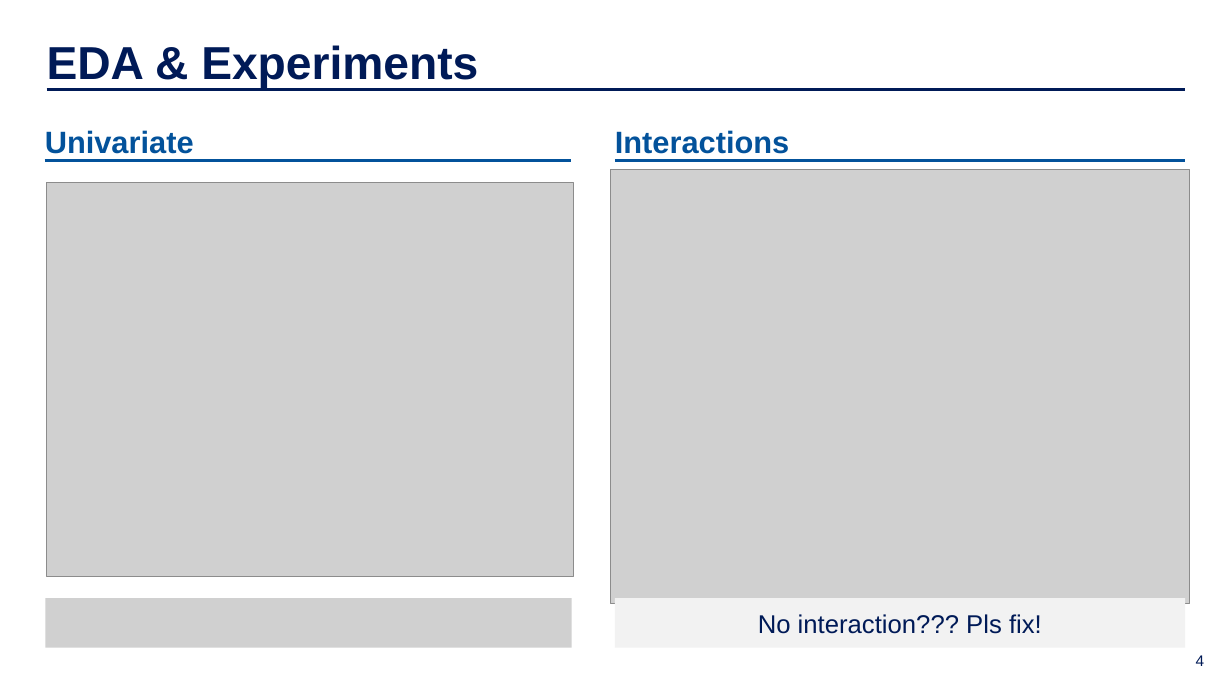
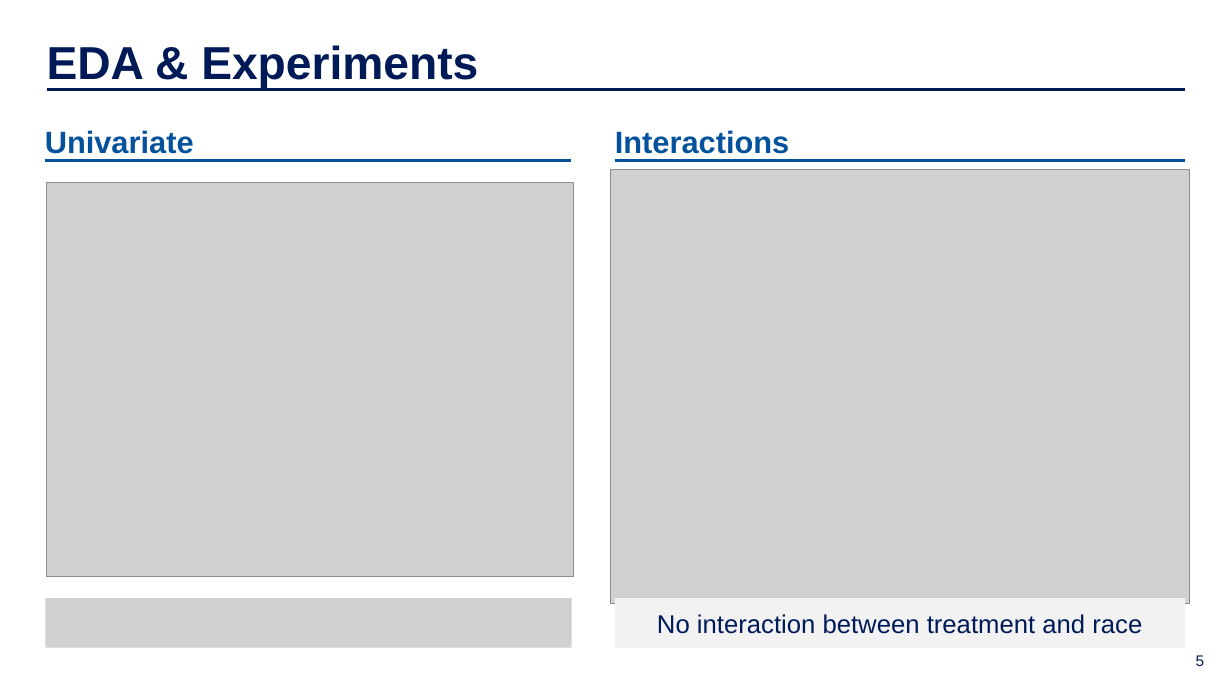
Before and after one commit to IDS-702-F21/team-project-1-effects-of-job-training-on-wages-yellowfellows, a slide deck: slide 5 of Presentation/slide_deck.pptx (slide 4 before the commit). Drawn at 1232x693 pixels with LibreOffice and Linux fonts; fonts in the diff are those of the drawing; grey boxes stand for pictures; background and template pictures are left out. Boxes give left, top, right and bottom in pixels: in the first picture for what was removed or moved away, otherwise in the second. Text is boxed around its words. In the diff, an @@ line names an element or a change of style, - is before the commit and + after.

```diff
--- a/Presentation/slide_deck.pptx
+++ b/Presentation/slide_deck.pptx
@@ text in rectangle at box(657, 614, 1142, 634): text changed @@
-No interaction??? Pls fix!
+No interaction between treatment and race
@@ page number at box(1196, 655, 1205, 666): text changed @@
-4
+5
```
Also in this commit, not shown: 2 other slides changed, 3 slides added, 2 slides removed, 1 other file.
